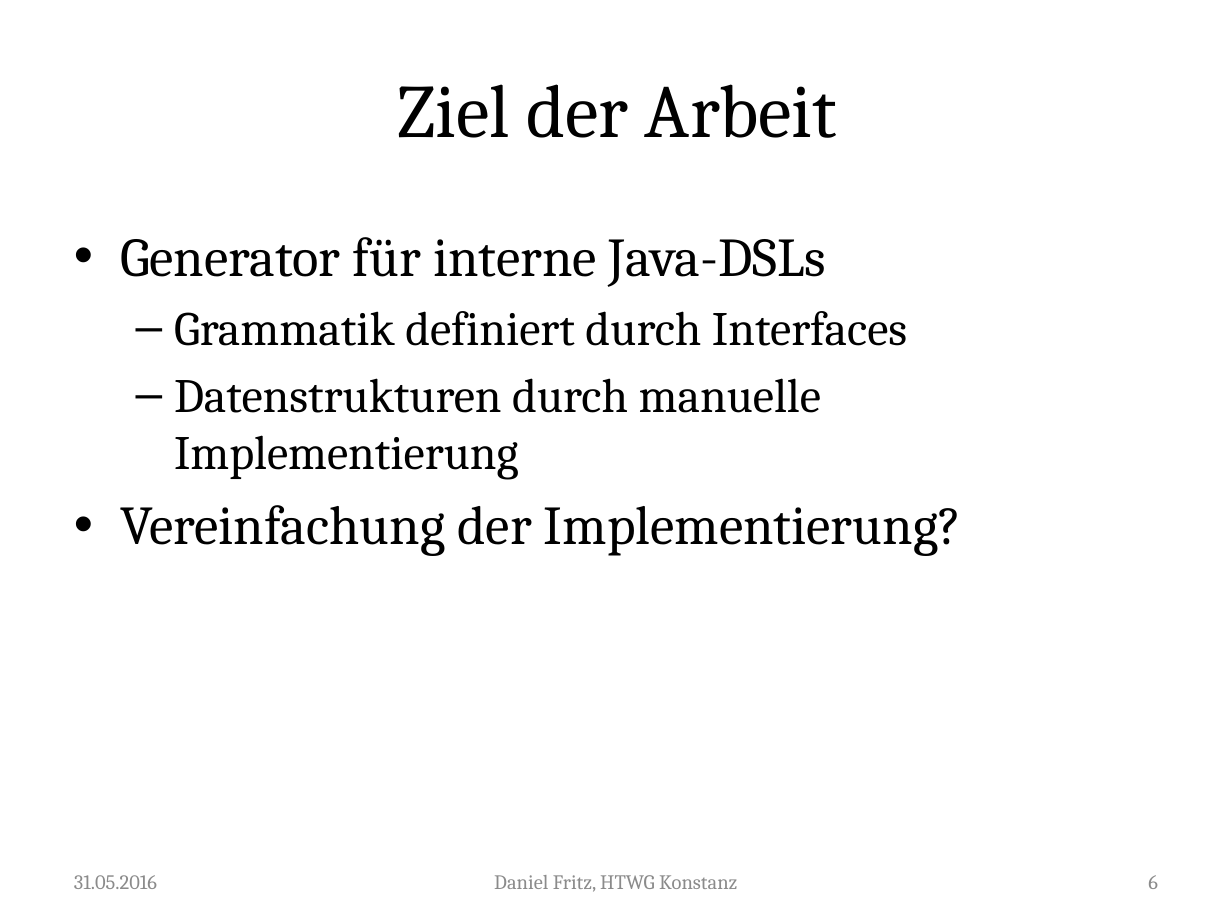
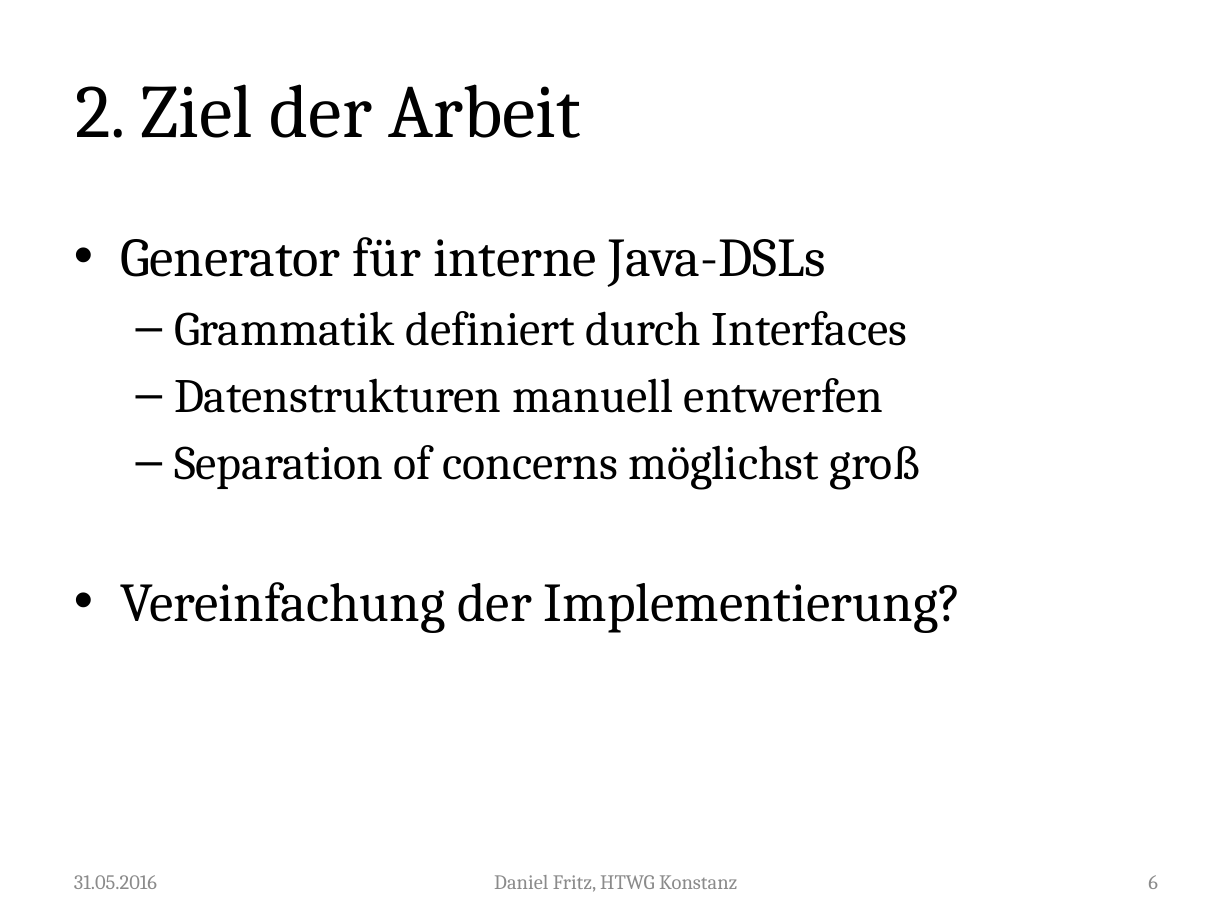
Before and after one commit to Guldenbart/MA, a slide deck: slide 6 of ppt/MA_neu.pptx. Drawn at 1232x924 pixels with LibreOffice and Linux fonts; fonts in the diff are those of the drawing. Boxes give left, top, right and bottom in pixels: in the first picture for what was removed or moved away, otherwise in the second. Text is boxed around its words. In the diff, an @@ line names an element or a change of style, - is before the commit and + after.

```diff
--- a/ppt/MA_neu.pptx
+++ b/ppt/MA_neu.pptx
@@ title at (x1=75, y1=84, x2=581, y2=138): text changed @@
-Ziel der Arbeit
+2. Ziel der Arbeit
@@ text at (x1=174, y1=378, x2=922, y2=489): text changed @@
-  – Datenstrukturen durch manuelle Implementierung
+  – Datenstrukturen manuell entwerfen
+  – Separation of concerns möglichst groß
```
Also in this commit, not shown: 31 other slides changed, 4 slides added.
